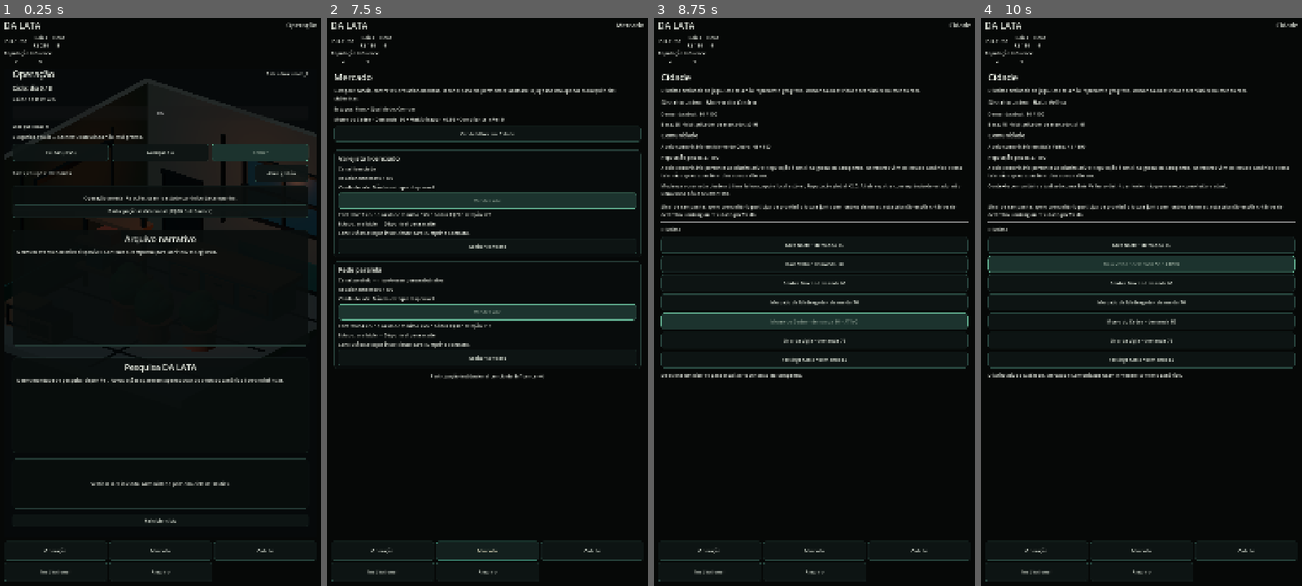
Above: before the commit, frames 1-4 (left to right).
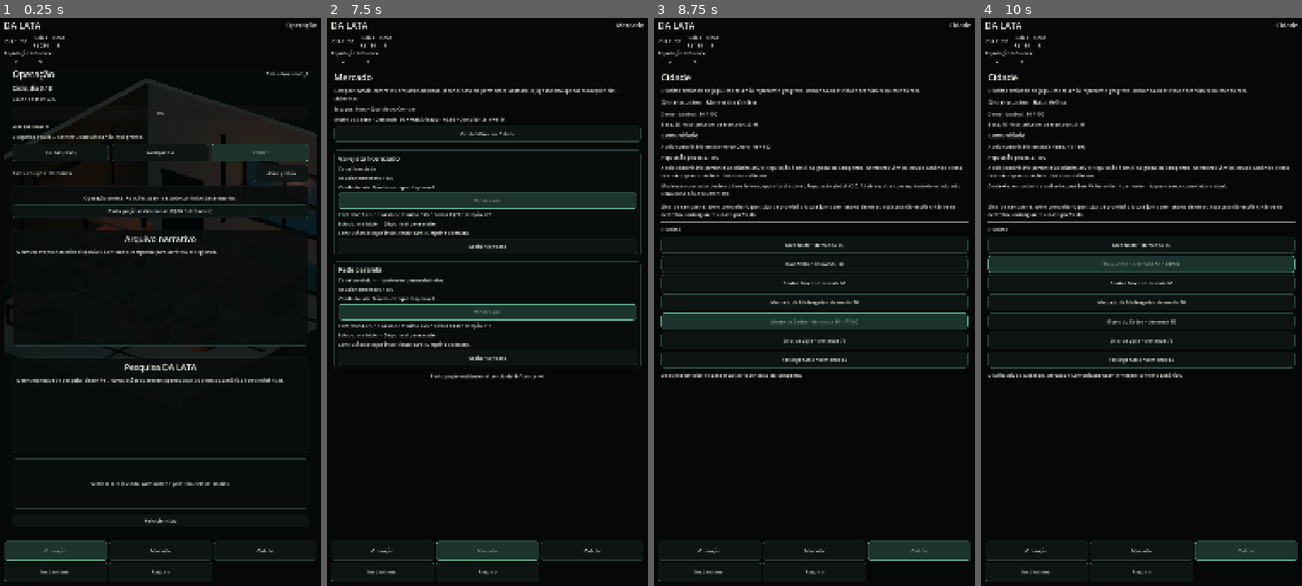
Above: after the commit, the same moments.

Repository: az1nn/growing-rio
Game: Godot game, scene res://scenes/shell/game_shell.tscn
Two runs of this game, one before a commit and one after it. Both use one fixed random seed, a clock stepped at 60 frames per second and the inputs below.
Inputs (mouse positions are in pixels of both pictures, inside the frame that each line leads up to):
- Up to frame 1 (0.25 s): no input
- Up to frame 2 (7.5 s): click "Reiniciar ciclo" at 0.5 s; click "Reiniciar ciclo" at 1.25 s; click "Reiniciar ciclo" at 2 s; click "Cuidar (-R$5)" at 2.75 s; click "Avançar dia" at 3.5 s; click "Abrir gestão" at 4.25 s; click "Fechar gestão" at 5 s; click "Participação institucional (-…" at 5.75 s; click (381, 551) at 6.5 s, where only the run before the commit has a clickable "Operação"; click "Mercado" at 7.25 s
- Up to frame 3 (8.75 s): click "Ver detalhes em Cidade" at 8 s
- Up to frame 4 (10 s): click "Arco Norte • demanda 45" at 8.75 s; click "Baía Velha • demanda 50" at 9.5 s

The runs differ from the first frame. In frame 1, 1.2% of the frame differs, in the area x 1-34%, y 91-96%; in frame 2, less than 0.1%; in frame 3, 1.2%, in the area x 66-99%, y 91-96%; in frame 4, 1.2%.
Error before the commit: Trying to assign value of type 'GridContainer' to a variable of type 'HBoxContainer'. (res://scenes/shell/game_shell.gd:30)

Commit message:
feat(rb-13): adapt shell status to viewport

Diff:
--- a/scenes/shell/game_shell.gd
+++ b/scenes/shell/game_shell.gd
@@ -20,6 +20,7 @@
 @onready var reputation_label: Label = %ShellReputationLabel
 @onready var influence_label: Label = %ShellInfluenceLabel
 @onready var destination_label: Label = %DestinationLabel
+@onready var global_status: GridContainer = %GlobalStatus
 
 @onready var operation_surface: Control = %OperationSurface
 @onready var market_surface: Control = %MarketSurface
@@ -27,7 +28,7 @@
 @onready var institutional_surface: Control = %InstitutionalSurface
 @onready var archive_surface: Control = %ArchiveSurface
 
-@onready var portrait_nav: HBoxContainer = %PortraitNav
+@onready var portrait_nav: GridContainer = %PortraitNav
 @onready var wide_nav: VBoxContainer = %WideNav
 
 @onready var operation_button: Button = %OperationButton
@@ -115,6 +116,8 @@
     wide_layout = viewport_size.x >= 900.0 and viewport_size.x > viewport_size.y
     wide_nav.visible = wide_layout
     portrait_nav.visible = not wide_layout
+    global_status.columns = 5 if wide_layout else 3
+    portrait_nav.columns = 3
     _refresh_nav_state()
 
 func _refresh_global_status() -> void:
